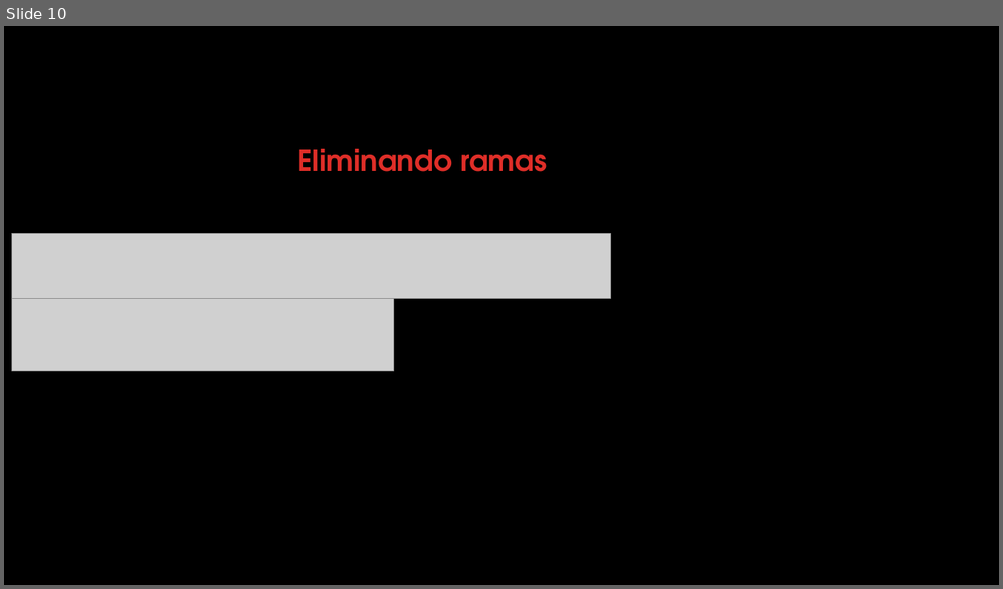
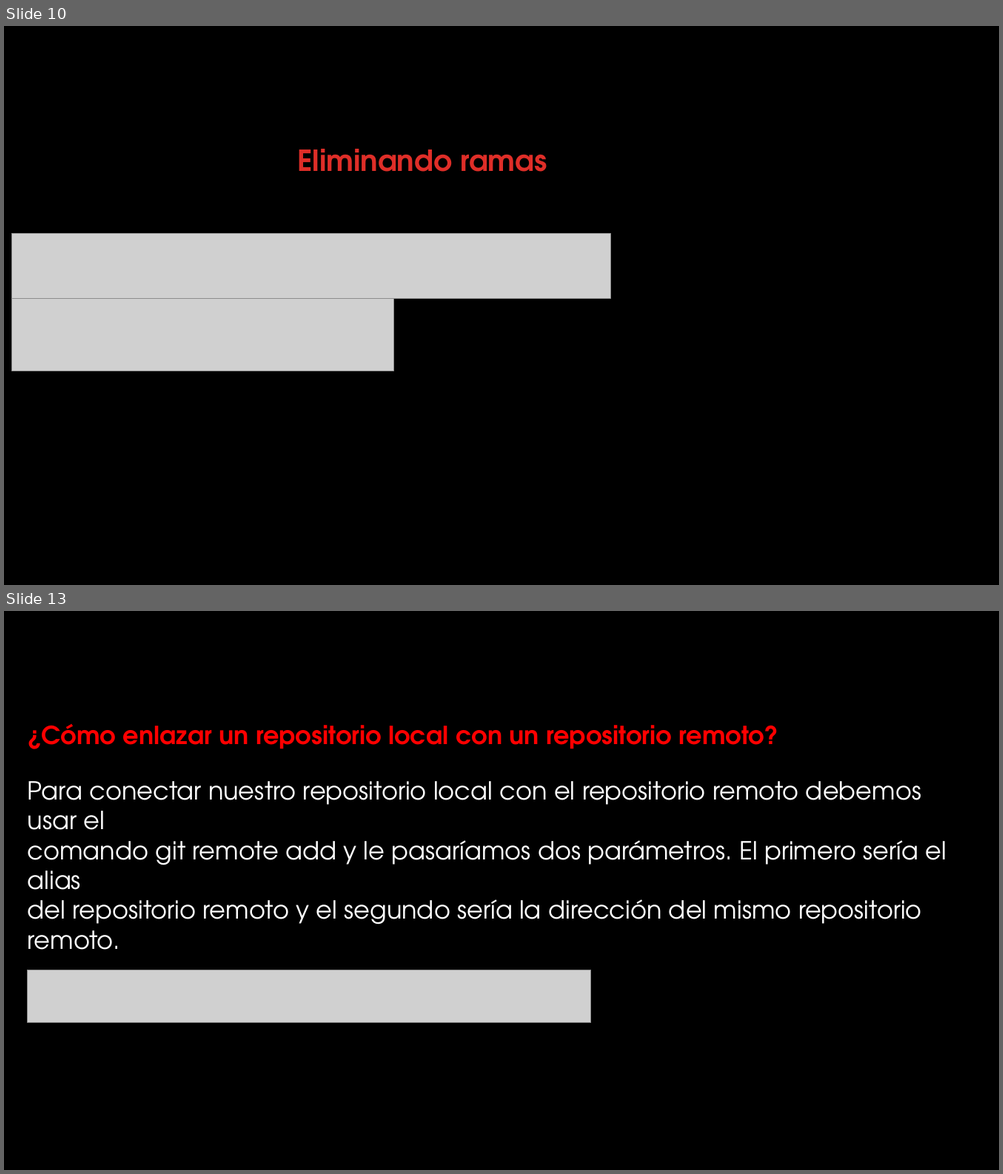
Before and after one commit to Jb788/Empezando, a slide deck: Pasos.pptx. Shown one above the other, each under a label of ours: slide 10 before the commit, slides 10 and 13 after it; the slides between them are not shown. The pictures are 1003x589 and 1003x1174 pixels, drawn with LibreOffice and Linux fonts; fonts in the diff are those of the drawing; grey boxes stand for pictures; background and template pictures are left out. Boxes give left, top, right and bottom in pixels: in the first picture for what was removed or moved away, otherwise in the second. Text is boxed around its words. In the diff, an @@ line names an element or a change of style, - is before the commit and + after.

```diff
--- a/Pasos.pptx
+++ b/Pasos.pptx
@@ slide 13 added at bbox=[4, 611, 999, 1170], background #000000 @@
@@ text added at bbox=[28, 724, 778, 749], 24 pt, text #FF0000, bold @@
+¿Cómo enlazar un repositorio local con un repositorio remoto?
@@ text added at bbox=[28, 781, 947, 950], 24 pt, text #FFFFFF @@
+Para conectar nuestro repositorio local con el repositorio remoto debemos usar el
+comando git remote add y le pasaríamos dos parámetros. El primero sería el alias
+del repositorio remoto y el segundo sería la dirección del mismo repositorio
+remoto.
@@ picture added at bbox=[27, 971, 590, 1024] @@
```
Also in this commit, not shown: 1 slide changed, 4 other slides added.
